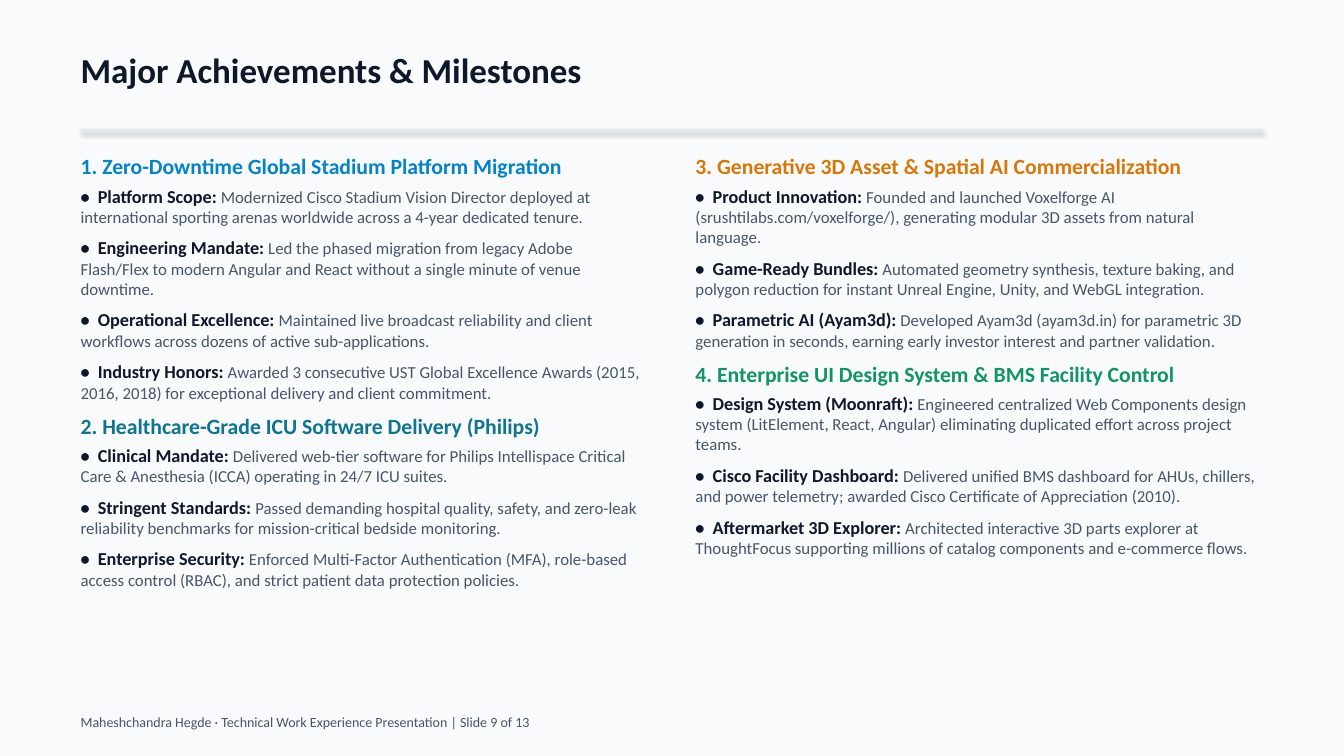
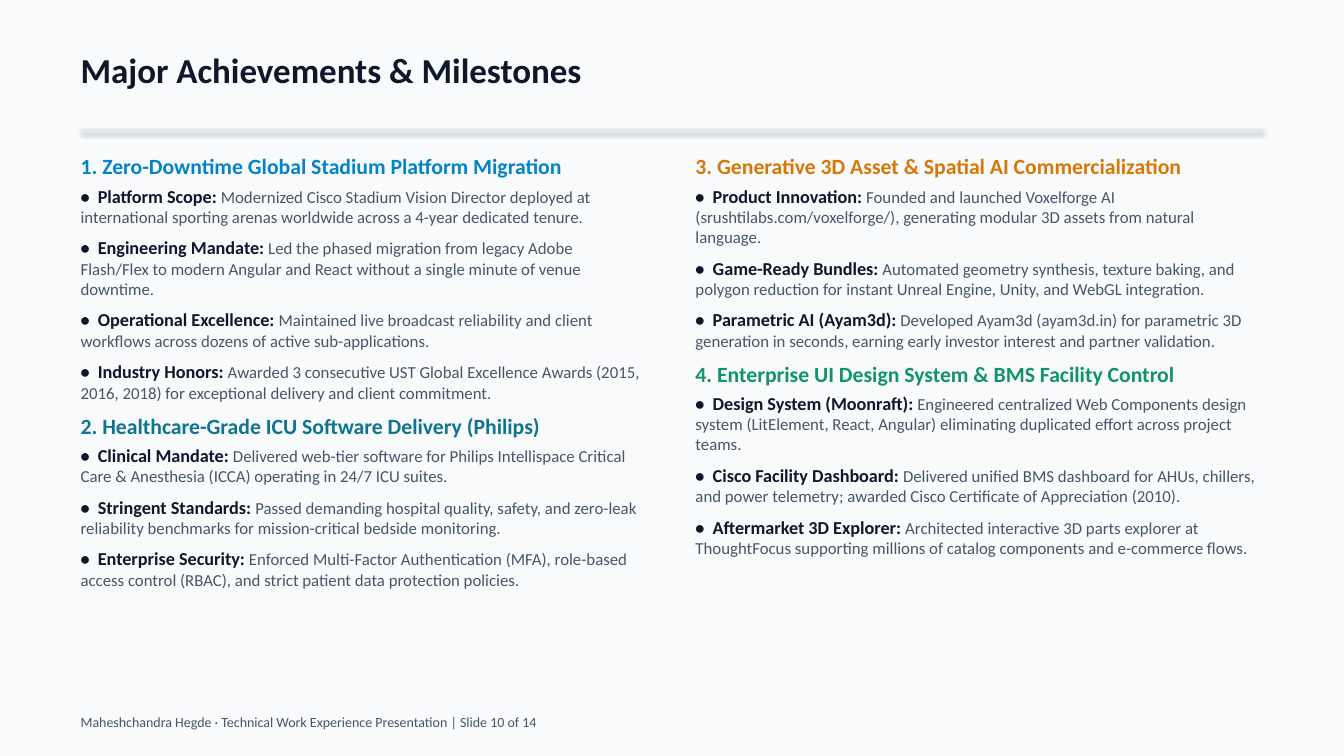
Before and after one commit to hegdemahesh/hegdemahesh.github.io, a slide deck: slide 10 of obayashi_it_presentation/Obayashi_Senior_Manager_IT_Presentation_Maheshchandra_Hegde.pptx (slide 9 before the commit). Drawn at 1344x756 pixels with LibreOffice and Linux fonts; fonts in the diff are those of the drawing. Boxes give left, top, right and bottom in pixels: in the first picture for what was removed or moved away, otherwise in the second. Text is boxed around its words. In the diff, an @@ line names an element or a change of style, - is before the commit and + after.

```diff
--- a/obayashi_it_presentation/Obayashi_Senior_Manager_IT_Presentation_Maheshchandra_Hegde.pptx
+++ b/obayashi_it_presentation/Obayashi_Senior_Manager_IT_Presentation_Maheshchandra_Hegde.pptx
@@ text at (81,717,536,730): text changed @@
-Maheshchandra Hegde · Technical Work Experience Presentation | Slide 9 of 13
+Maheshchandra Hegde · Technical Work Experience Presentation | Slide 10 of 14
```
Also in this commit, not shown: 12 other slides changed, 1 slide added, 7 other files.
